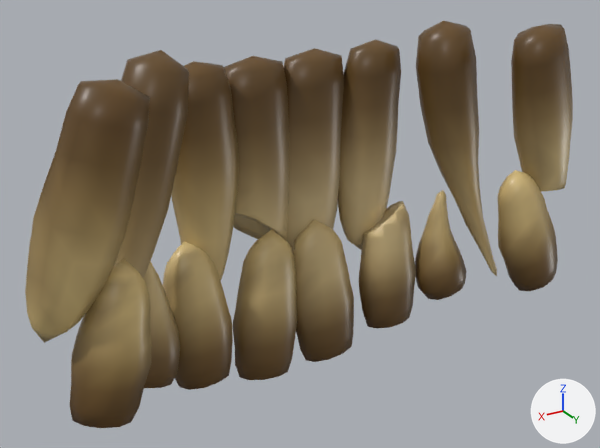
A saved change to the glTF model assets-source/goblin-teeth/goblin-teeth.glb.
Rendered twice from a 50 mm lens placed at (0.059, -0.0005, 1.1802), pointed at (0.0021, -0.0953, 1.1328). Every picture has the same lights, and +X, +Y and +Z are marked at lower right. The picture after the commit comes second. Vertices at exactly the same position are counted once.

The older version as bpy lines, for what is in view:
```python
me_tooth_l00 = bpy.data.meshes.new('tooth_l00')
me_tooth_l00.from_pydata(...)  # 102 vertices, 200 faces; spans x -0.0401..-0.0282, y -0.0894..-0.0818, z 1.1173..1.1379
me_tooth_l00.materials.append(mat_tooth)
me_tooth_l01 = bpy.data.meshes.new('tooth_l01')
me_tooth_l01.from_pydata(...)  # 102 vertices, 200 faces; spans x -0.0307..-0.0212, y -0.1..-0.0924, z 1.1134..1.1322
me_tooth_l01.materials.append(mat_tooth)
me_tooth_l06 = bpy.data.meshes.new('tooth_l06')
me_tooth_l06.from_pydata(...)  # 102 vertices, 200 faces; spans x 0.0214..0.0306, y -0.0998..-0.0925, z 1.1133..1.1328
me_tooth_l06.materials.append(mat_tooth)
me_tooth_l07 = bpy.data.meshes.new('tooth_l07')
me_tooth_l07.from_pydata(...)  # 102 vertices, 200 faces; spans x 0.029..0.04, y -0.0898..-0.0819, z 1.1174..1.1381
me_tooth_l07.materials.append(mat_tooth)
me_tooth_u05 = bpy.data.meshes.new('tooth_u05')
me_tooth_u05.from_pydata(...)  # 102 vertices, 200 faces; spans x 0.0084..0.0195, y -0.1055..-0.0986, z 1.1218..1.1567
me_tooth_u05.materials.append(mat_tooth)
ob_tooth_l00 = bpy.data.objects.new('tooth_l00', me_tooth_l00)
ob_tooth_l00.location = (0.0, 0.0, 0.0)
ob_tooth_l01 = bpy.data.objects.new('tooth_l01', me_tooth_l01)
ob_tooth_l01.location = (0.0, 0.0, 0.0)
ob_tooth_l06 = bpy.data.objects.new('tooth_l06', me_tooth_l06)
ob_tooth_l06.location = (0.0, 0.0, 0.0)
ob_tooth_l07 = bpy.data.objects.new('tooth_l07', me_tooth_l07)
ob_tooth_l07.location = (0.0, 0.0, 0.0)
ob_tooth_u05 = bpy.data.objects.new('tooth_u05', me_tooth_u05)
ob_tooth_u05.location = (0.0, 0.0, 0.0)
# also in view: 'tooth_u03' at (-0.0048, -0.1041, 1.1376); 'tooth_l03' at (-0.0053, -0.1005, 1.1178); 'tooth_u04' at (0.0045, -0.104, 1.1405); 'tooth_u07' at (0.0352, -0.086, 1.1448); 'tooth_l02' at (-0.0168, -0.099, 1.1198)
```
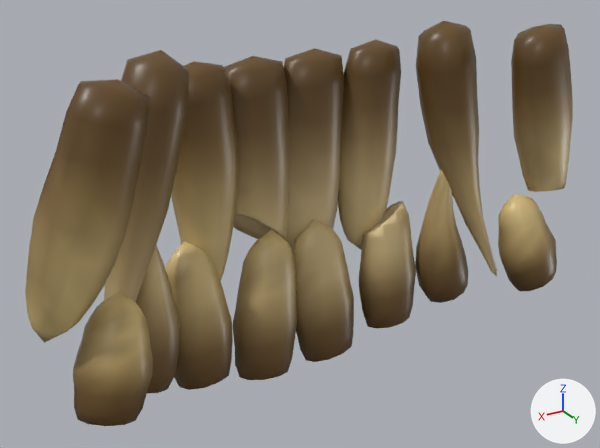
What the commit changed:
me_tooth_l00 is used by ob_tooth_l00; location (0.0, 0.0, 0.0).
me_tooth_l00 had 102 vertices, 200 faces and spanned x -0.0401..-0.0282, y -0.0894..-0.0818, z 1.1173..1.1379.
me_tooth_l00 now has 102 vertices, 200 faces and spans x -0.0397..-0.0289, y -0.0892..-0.0816, z 1.1174..1.1338.
me_tooth_l00 part 1: 102 of 102 vertices moved; they spanned x -0.0401..-0.0282, y -0.0894..-0.0818, z 1.1173..1.1379 and now span x -0.0397..-0.0289, y -0.0892..-0.0816, z 1.1174..1.1338; mean shift (-0.0003, 0.0, -0.0022).
me_tooth_l01 is used by ob_tooth_l01; location (0.0, 0.0, 0.0).
me_tooth_l01 had 102 vertices, 200 faces and spanned x -0.0307..-0.0212, y -0.1..-0.0924, z 1.1134..1.1322.
me_tooth_l01 now has 102 vertices, 200 faces and spans x -0.0312..-0.0212, y -0.0998..-0.0924, z 1.1127..1.1384.
me_tooth_l01 part 2: 102 of 102 vertices moved; they spanned x -0.0307..-0.0212, y -0.1..-0.0924, z 1.1134..1.1322 and now span x -0.0312..-0.0212, y -0.0998..-0.0924, z 1.1127..1.1384; mean shift (0.0, 0.0005, 0.003).
me_tooth_l06 is used by ob_tooth_l06; location (0.0, 0.0, 0.0).
me_tooth_l06 had 102 vertices, 200 faces and spanned x 0.0214..0.0306, y -0.0998..-0.0925, z 1.1133..1.1328.
me_tooth_l06 now has 102 vertices, 200 faces and spans x 0.0212..0.031, y -0.0998..-0.0925, z 1.1128..1.1379.
me_tooth_l06 part 3: 102 of 102 vertices moved; they spanned x 0.0214..0.0306, y -0.0998..-0.0925, z 1.1133..1.1328 and now span x 0.0212..0.031, y -0.0998..-0.0925, z 1.1128..1.1379; mean shift (0.0, 0.0004, 0.0025).
me_tooth_l07 is used by ob_tooth_l07; location (0.0, 0.0, 0.0).
me_tooth_l07 had 102 vertices, 200 faces and spanned x 0.029..0.04, y -0.0898..-0.0819, z 1.1174..1.1381.
me_tooth_l07 now has 102 vertices, 200 faces and spans x 0.0294..0.0396, y -0.0896..-0.0817, z 1.1175..1.1339.
me_tooth_l07 part 4: 102 of 102 vertices moved; they spanned x 0.029..0.04, y -0.0898..-0.0819, z 1.1174..1.1381 and now span x 0.0294..0.0396, y -0.0896..-0.0817, z 1.1175..1.1339; mean shift (0.0002, 0.0001, -0.0022).

Changed parts and their boxes [x1, y1, x2, y2] in the pictures (600 x 448 px):
'tooth_l07', reshaped (21% shorter)
    before: [70, 259, 151, 428]
    after: [73, 292, 153, 426]
'tooth_l00', reshaped (20% shorter)
    before: [498, 170, 558, 291]
    after: [498, 194, 557, 291]
'tooth_l01', reshaped
    before: [415, 190, 466, 300]
    after: [415, 170, 468, 303]
'tooth_l06', reshaped
    before: [144, 261, 180, 388]
    after: [136, 245, 180, 393]
